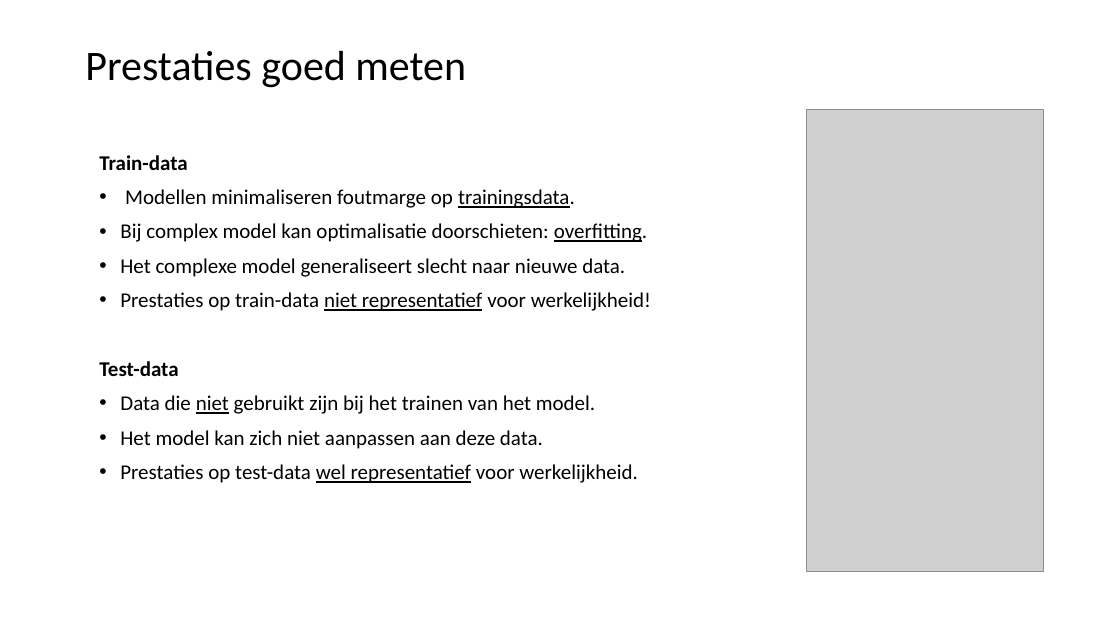
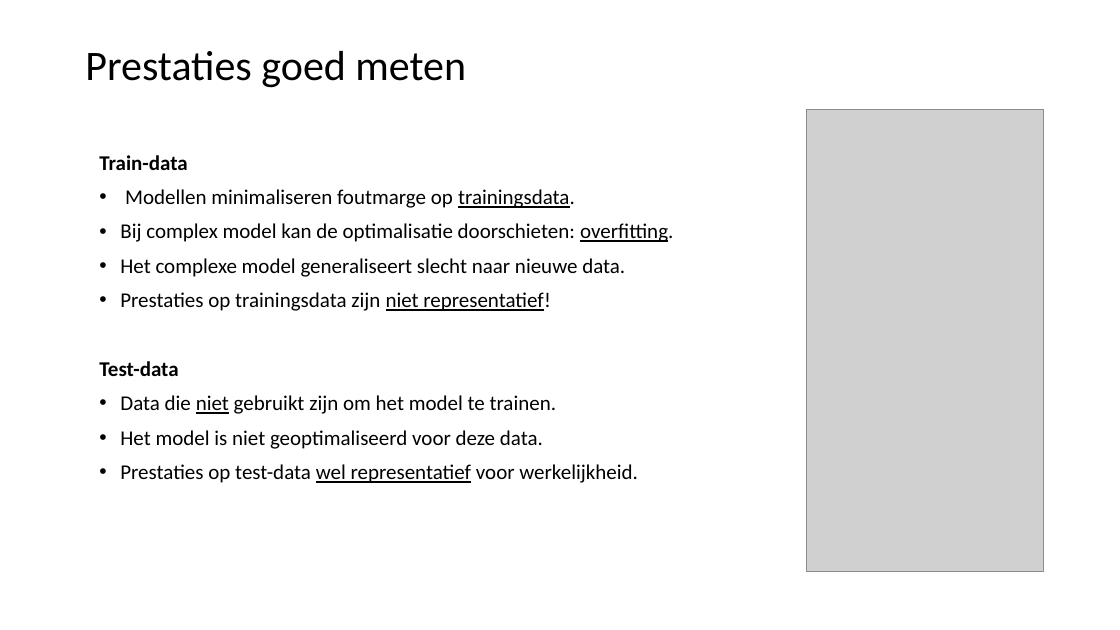
Before and after one commit to LFKoning/knowledge-sharing, a slide deck: slide 29 of python_course/4_scikit_learn/python_cursus_4.pptx. Drawn at 1120x630 pixels with LibreOffice and Linux fonts; fonts in the diff are those of the drawing; grey boxes stand for pictures. Boxes give left, top, right and bottom in pixels: in the first picture for what was removed or moved away, otherwise in the second. Text is boxed around its words. In the diff, an @@ line names an element or a change of style, - is before the commit and + after.

```diff
--- a/python_course/4_scikit_learn/python_cursus_4.pptx
+++ b/python_course/4_scikit_learn/python_cursus_4.pptx
@@ text at [120, 223, 673, 242]: text changed @@
-• Bij complex model kan optimalisatie doorschieten: overfitting.
+• Bij complex model kan de optimalisatie doorschieten: overfitting.
@@ text at [120, 292, 550, 311]: text changed @@
-• Prestaties op train-data niet representatief voor werkelijkheid!
+• Prestaties op trainingsdata zijn niet representatief!
@@ text at [120, 395, 557, 449]: text changed @@
-• Data die niet gebruikt zijn bij het trainen van het model.
-• Het model kan zich niet aanpassen aan deze data.
+• Data die niet gebruikt zijn om het model te trainen.
+• Het model is niet geoptimaliseerd voor deze data.
```
Also in this commit, not shown: 8 other slides changed, 1 slide added, 1 slide removed.
